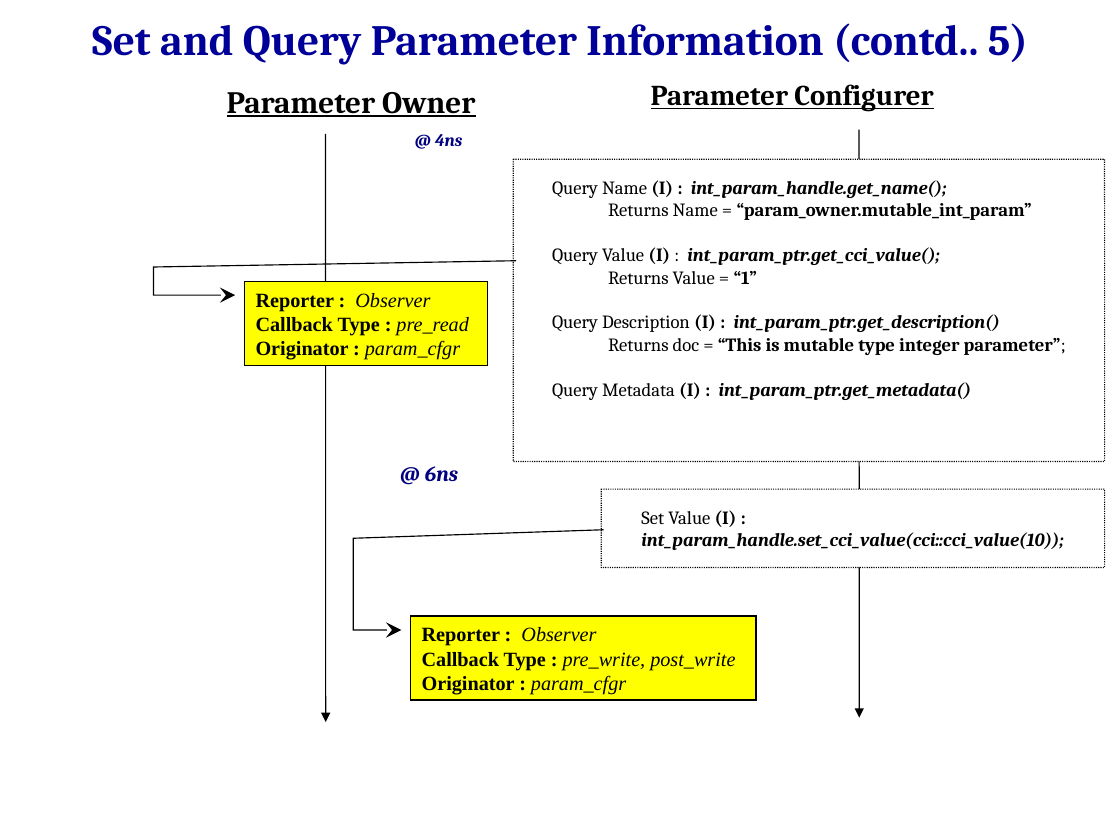
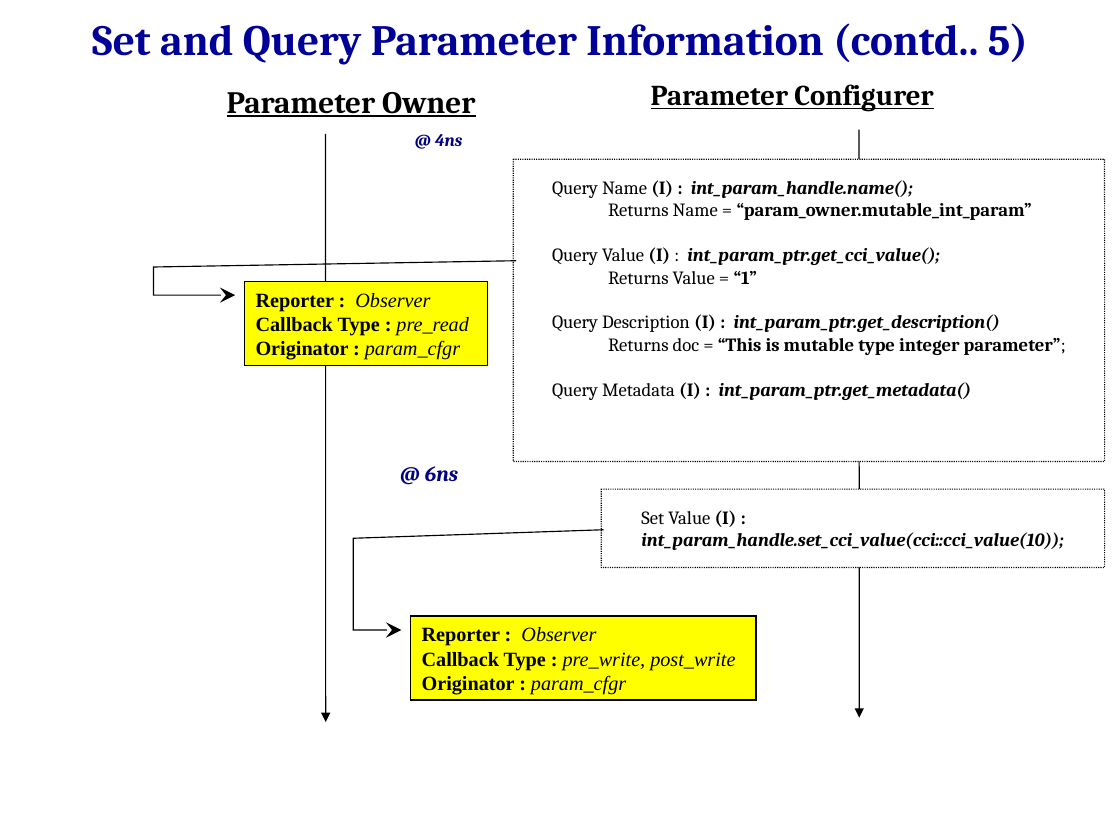
Before and after one commit to accellera-official/cci, a slide deck: slide 8 of examples/ex07_Parameter_Information/docs/ex07_Parameter_Information.ppt. Drawn at 1120x840 pixels with LibreOffice and Linux fonts; fonts in the diff are those of the drawing; background and template pictures are left out. Boxes give left, top, right and bottom in pixels: in the first picture for what was removed or moved away, otherwise in the second. Text is boxed around its words. In the diff, an @@ line names an element or a change of style, - is before the commit and + after.

Commit message:
Rename cci_param_if::get_name() to name()
Rename this query to conform with our naming guidelines and follow
SystemC conventions.

```diff
--- a/examples/ex07_Parameter_Information/docs/ex07_Parameter_Information.ppt
+++ b/examples/ex07_Parameter_Information/docs/ex07_Parameter_Information.ppt
@@ text in rounded rectangle at [552,180,913,198]: text changed @@
-Query Name (I) : int_param_handle.get_name();
+Query Name (I) : int_param_handle.name();
```
Also in this commit, not shown: 4 other slides changed, 52 other files.
